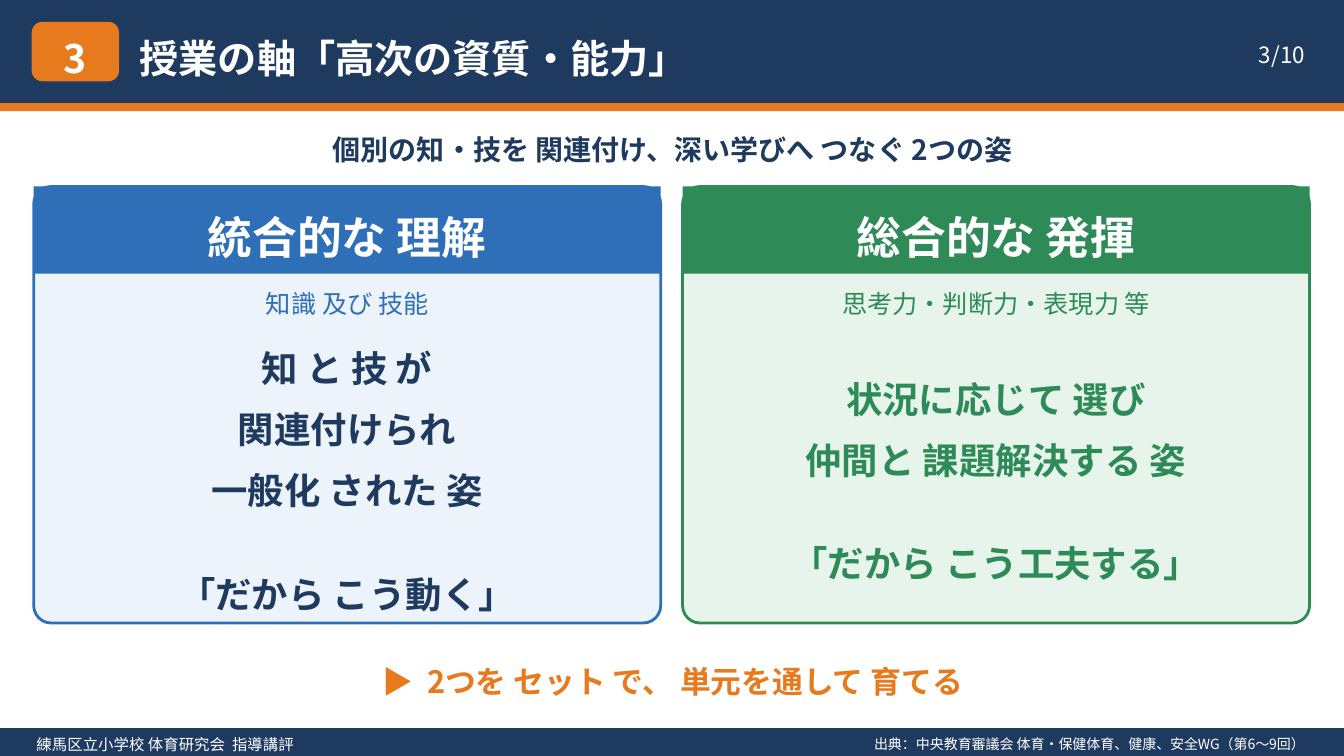
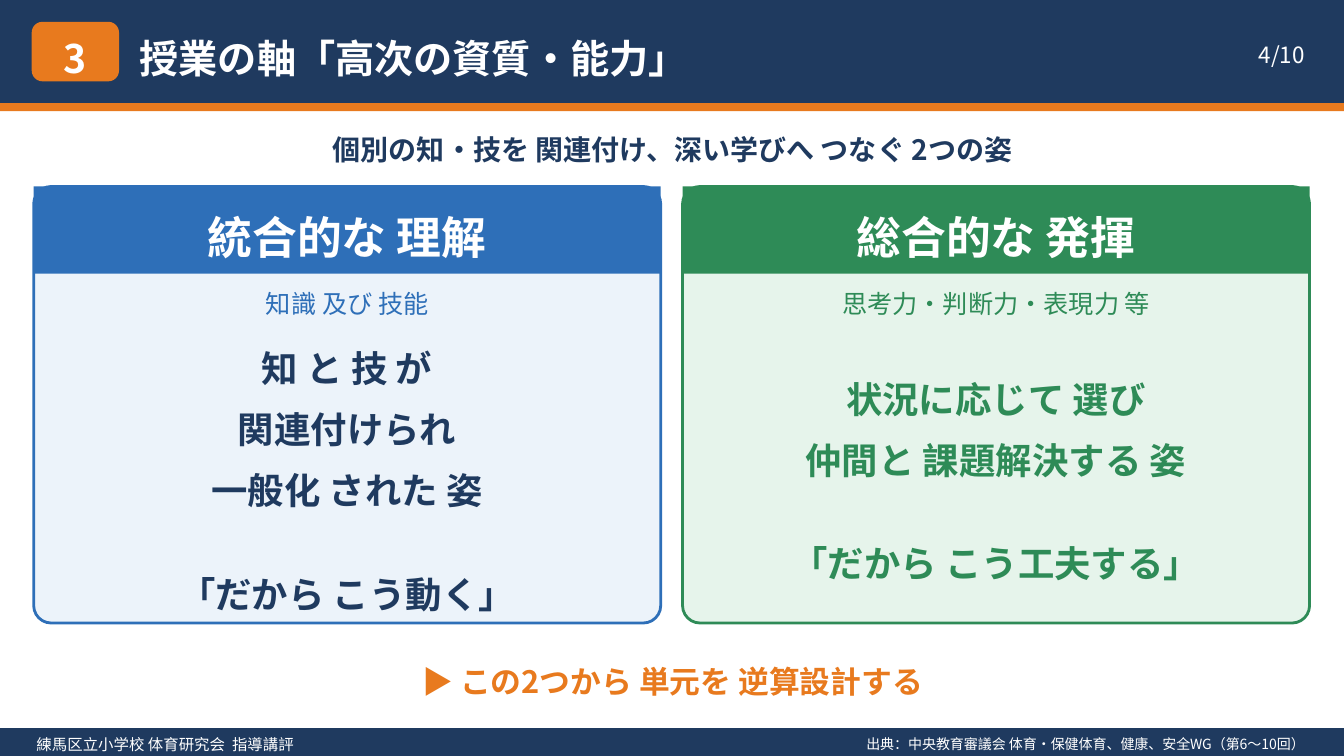
Before and after one commit to contynet730-star/con30, a slide deck: slide 4 of 体育・保健体育の方向性_指導講評.pptx (slide 3 before the commit). Drawn at 1344x756 pixels with LibreOffice and Linux fonts; fonts in the diff are those of the drawing. Boxes give left, top, right and bottom in pixels: in the first picture for what was removed or moved away, otherwise in the second. Text is boxed around its words. In the diff, an @@ line names an element or a change of style, - is before the commit and + after.

```diff
--- a/体育・保健体育の方向性_指導講評.pptx
+++ b/体育・保健体育の方向性_指導講評.pptx
@@ text at [1259,45,1305,67]: text changed @@
-3/10
+4/10
@@ text at [460,666,923,696]: text changed @@
-▶ 2つを セット で、 単元を通して 育てる
+▶ この2つから 単元を 逆算設計する
@@ text at [866,737,1305,750]: text changed @@
-出典：中央教育審議会 体育・保健体育、健康、安全WG（第6～9回）
+出典：中央教育審議会 体育・保健体育、健康、安全WG（第6～10回）
```
Also in this commit, not shown: 5 other slides changed, 4 slides added, 4 slides removed, 1 other file.
